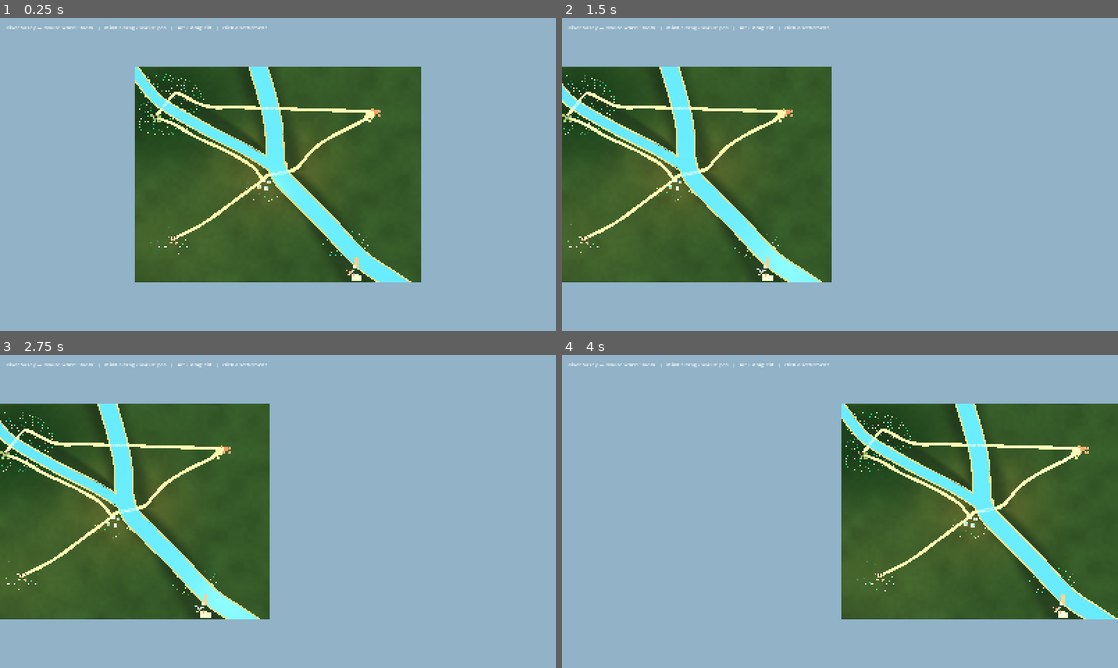
Above: before the commit, frames 1-4 (two rows, left to right).
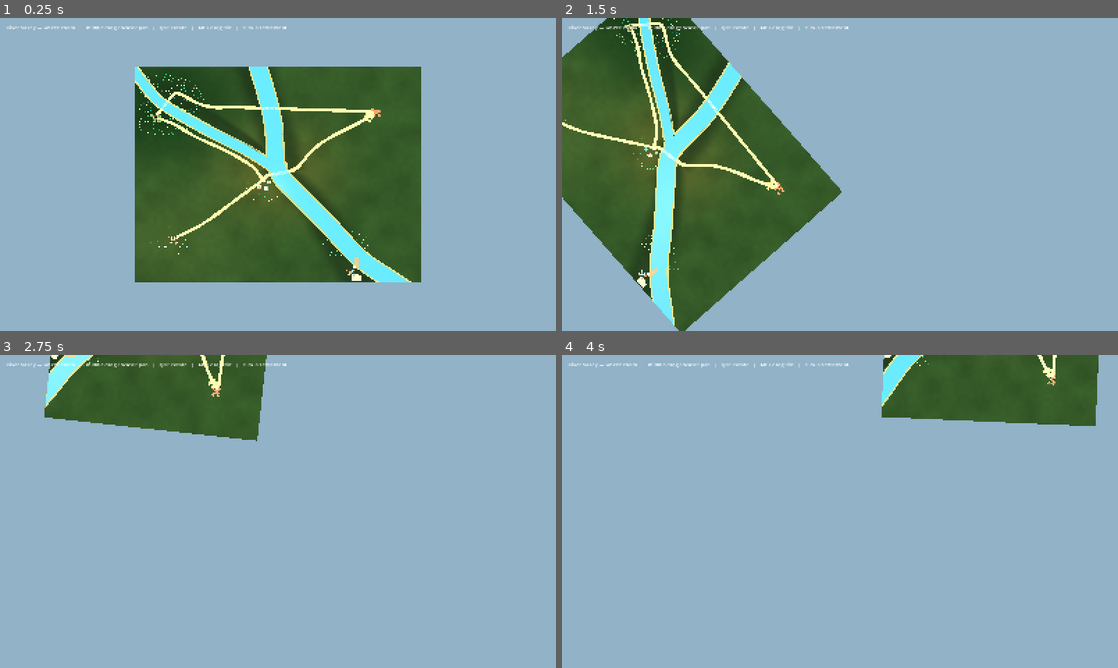
Above: after the commit, the same moments.

Repository: forsman5/sitka
Game: Godot game, scene res://scenes/valley/river_valley.tscn
Same seed, same stepped clock (60 frames per second), same inputs: the game is played once before the commit and once after it. This scene is started directly instead of the project's main scene.
Inputs (mouse positions are in pixels of both pictures, inside the frame that each line leads up to):
- Up to frame 1 (0.25 s): no input
- Up to frame 2 (1.5 s): tap Enter at 0.5 s; move the mouse to (962, 158) at 0.52 s; hold Right (ui_right) 0.53-1.25 s; hold Q 0.53-1.25 s; click (962, 158) at 0.67 s; tap E at 0.8 s; drag from (728, 190) to (812, 237) at 1.27 s
- Up to frame 3 (2.75 s): tap Space at 2 s; move the mouse to (333, 442) at 2.02 s; hold Right (ui_right) from 2.03 s (still down); hold Q from 2.03 s (still down); click (333, 442) at 2.17 s; tap E at 2.3 s
- Up to frame 4 (4 s): release Right (ui_right) at 2.75 s; release Q at 2.75 s; drag from (812, 574) to (673, 464) at 2.77 s; tap Enter at 3.5 s; move the mouse to (1006, 558) at 3.52 s; hold Left (ui_left) from 3.53 s (still down); hold Alt from 3.53 s (still down); click (1006, 558) at 3.67 s; tap E at 3.8 s

The runs differ from the first frame. In frame 1, 0.2% of the frame differs, in the area x 8-52%, y 2-4%; in frame 2, 23%; in frame 3, 37%; in frame 4, 39%, in the area x 8-100%, y 0-85%.

Commit message:
Add Q/E camera orbit and heading-relative panning

Diff:
--- a/scripts/camera/rts_camera.gd
+++ b/scripts/camera/rts_camera.gd
@@ -1,6 +1,7 @@
 extends Node3D
 
 @export var pan_speed: float = 15.0
+@export var rotation_speed: float = 75.0  # degrees per second while holding Q/E
 @export var zoom_min: float = 5.0
 @export var zoom_max: float = 40.0
 @export var tilt_sensitivity: float = 0.3  # degrees per pixel of vertical mouse movement
@@ -28,6 +29,7 @@
 var _dragging := false
 var _drag_last := Vector2.ZERO
 var _current_tilt: float = 90.0  # 90 = top-down, tilt_min = most angled
+var _current_yaw: float = 0.0
 
 func _ready() -> void:
 	add_to_group("rts_camera")
@@ -43,13 +45,27 @@
 	_clamp_to_pan_limit()
 
 func _process(delta: float) -> void:
+	var focus := get_viewport().gui_get_focus_owner()
+	if focus is LineEdit or focus is TextEdit:
+		return
+	var turn := float(Input.is_physical_key_pressed(KEY_Q)) - float(Input.is_physical_key_pressed(KEY_E))
+	if turn != 0.0:
+		rotate_view(turn * rotation_speed * delta)
 	_pan_keyboard(delta)
+
+func rotate_view(degrees: float) -> void:
+	_current_yaw = wrapf(_current_yaw + degrees, -180.0, 180.0)
+	_apply_tilt()
+	_clamp_to_pan_limit()
+
+func _screen_ground_direction(direction: Vector3) -> Vector3:
+	return direction.rotated(Vector3.UP, deg_to_rad(_current_yaw))
 
 # Pivots camera around the rig's ground point so the view centre stays anchored.
 func _apply_tilt() -> void:
 	var rad := deg_to_rad(_current_tilt)
-	_camera.position = Vector3(0, pivot_height, pivot_height * cos(rad) / sin(rad))
-	_camera.rotation_degrees = Vector3(-_current_tilt, 0, 0)
+	_camera.position = _screen_ground_direction(Vector3(0, pivot_height, pivot_height * cos(rad) / sin(rad)))
+	_camera.rotation_degrees = Vector3(-_current_tilt, _current_yaw, 0)
 
 func _unhandled_input(event: InputEvent) -> void:
 	if event is InputEventMouseButton:
@@ -74,8 +90,8 @@
 			var world_per_px := _camera.size / get_viewport().get_visible_rect().size.y
 			var delta: Vector2 = event.position - _drag_last
 			_drag_last = event.position
-			position.x -= delta.x * world_per_px
-			position.z -= delta.y * world_per_px
+			var tilt_stretch := 1.0 / sin(deg_to_rad(_current_tilt))
+			position -= _screen_ground_direction(Vector3(delta.x, 0, delta.y * tilt_stretch)) * world_per_px
 			_clamp_to_pan_limit()
 
 func _pan_keyboard(delta: float) -> void:
@@ -87,7 +103,7 @@
 	if dir == Vector3.ZERO:
 		return
 	var speed := pan_speed * (_camera.size / 20.0)
-	position += dir.normalized() * speed * delta
+	position += _screen_ground_direction(dir.normalized()) * speed * delta
 	_clamp_to_pan_limit()
 
 ## Keeps the visible ground rectangle inside pan_limit -- otherwise panning
@@ -114,4 +130,9 @@
 	var tilt_rad := deg_to_rad(clampf(_current_tilt, 1.0, 90.0))
 	var tilt_stretch := 1.0 / sin(tilt_rad)
 	var elevation_reach := max_ground_height / tan(tilt_rad)
-	return Vector2(_camera.size * 0.5 * aspect, _camera.size * 0.5 * tilt_stretch + elevation_reach)
+	var local_half := Vector2(_camera.size * 0.5 * aspect, _camera.size * 0.5 * tilt_stretch + elevation_reach)
+	# World-aligned bounds of the rotated ground footprint.
+	var yaw := deg_to_rad(_current_yaw)
+	var c := absf(cos(yaw))
+	var s := absf(sin(yaw))
+	return Vector2(c * local_half.x + s * local_half.y, s * local_half.x + c * local_half.y)
--- a/scripts/valley/harness/capture_landscape.gd
+++ b/scripts/valley/harness/capture_landscape.gd
@@ -7,10 +7,13 @@
 
 func _capture() -> void:
 	var view := "overview"
+	var yaw := 0.0
 	var output_path := "user://landscape-overview.png"
 	for argument in OS.get_cmdline_user_args():
 		if argument.begins_with("--view="):
 			view = argument.trim_prefix("--view=")
+		elif argument.begins_with("--yaw="):
+			yaw = argument.trim_prefix("--yaw=").to_float()
 		elif argument.begins_with("--output="):
 			output_path = argument.trim_prefix("--output=")
 
@@ -43,6 +46,8 @@
 		camera_rig.call("center_on", Vector3.ZERO)
 	await process_frame
 	await process_frame
+	camera_rig.call("rotate_view", yaw)
+	await process_frame
 	await RenderingServer.frame_post_draw
 	var error := root.get_texture().get_image().save_png(output_path)
 	if error == OK:
--- /dev/null
+++ b/scripts/valley/harness/check_camera_rotation.gd
@@ -0,0 +1,46 @@
+extends SceneTree
+
+const Rig = preload("res://scripts/camera/rts_camera.gd")
+var failures: Array[String] = []
+
+func _init() -> void:
+	call_deferred("_run")
+
+func check(ok: bool, message: String) -> void:
+	if not ok:
+		failures.append(message)
+
+func _run() -> void:
+	var rig := Node3D.new()
+	rig.set_script(Rig)
+	var camera := Camera3D.new()
+	camera.name = "Camera3D"
+	rig.add_child(camera)
+	root.add_child(rig)
+	rig.set_process(false)
+	rig.position = Vector3(12, 0, -9)
+	var anchor := rig.position
+	for tilt in [90.0, 50.0, 20.0]:
+		rig._current_tilt = tilt
+		for yaw in [0.0, 45.0, 90.0, 180.0, 270.0, 360.0]:
+			rig.rotate_view(yaw - rig._current_yaw)
+			check(rig.position.is_equal_approx(anchor), "Rotation moved the orbit anchor")
+			var forward := -camera.global_basis.z
+			var hit := camera.global_position + forward * (-camera.global_position.y / forward.y)
+			check(hit.distance_to(anchor) < 0.001, "Camera no longer points at orbit anchor")
+	rig._current_tilt = 50.0
+	rig.rotate_view(-rig._current_yaw)
+	var original: Vector2 = rig._visible_half_extent()
+	rig.rotate_view(90.0)
+	var rotated: Vector2 = rig._visible_half_extent()
+	check(rotated.is_equal_approx(Vector2(original.y, original.x)), "Rotated bounds do not swap axes")
+	check(rig._screen_ground_direction(Vector3.RIGHT).is_equal_approx(Vector3.FORWARD), "Pan is not camera-relative")
+	rig.pan_limit = Vector2(100, 100)
+	rig.center_on(Vector3(1000, 0, 1000))
+	check(rig.position.x + rotated.x <= 100.001 and rig.position.z + rotated.y <= 100.001, "Rotated boundary clamp failed")
+	rig.free()
+	for failure in failures:
+		push_error(failure)
+	if failures.is_empty():
+		print("PASS: camera orbit anchor, tilt/yaw combinations, relative pan, and rotated bounds")
+	quit(0 if failures.is_empty() else 1)
--- a/scripts/valley/river_valley.gd
+++ b/scripts/valley/river_valley.gd
@@ -317,7 +317,7 @@
 	var canvas := CanvasLayer.new()
 	add_child(canvas)
 	_hint_label = Label.new()
-	_hint_label.text = "River Valley — mouse wheel: zoom   |   middle drag / WASD: pan   |   Alt + drag: tilt   |   click a settlement"
+	_hint_label.text = "River Valley — wheel: zoom   |   middle drag / WASD: pan   |   Q/E: rotate   |   Alt + drag: tilt   |   click a settlement"
 	_hint_label.position = Vector2(18, 16)
 	_hint_label.add_theme_font_size_override("font_size", 15)
 	canvas.add_child(_hint_label)
Not shown, added: scripts/valley/harness/check_camera_rotation.gd.uid
